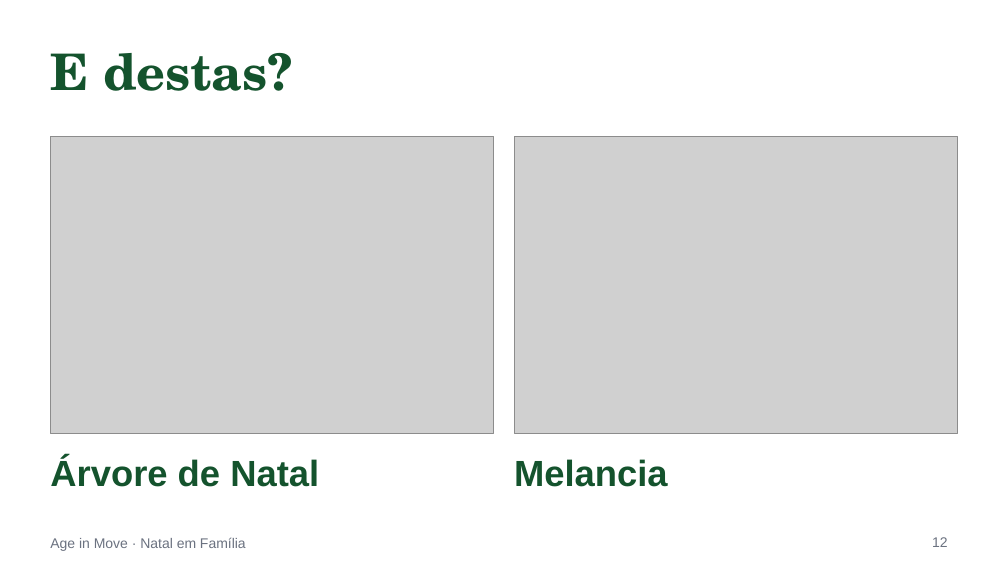
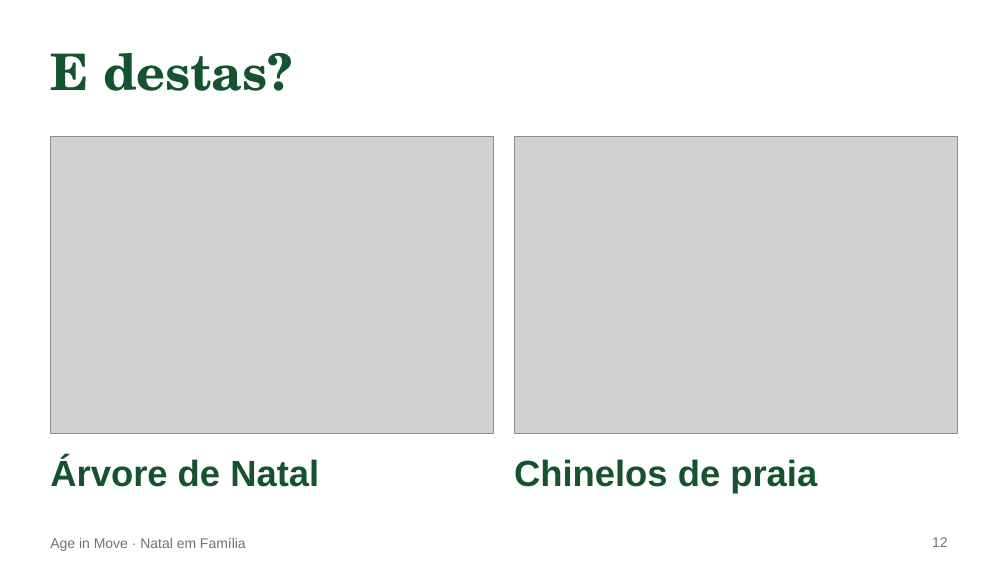
Before and after one commit to ageinmove25-bit/age-in-move-platform, a slide deck: slide 12 of materiais/powerpoints/pptx/v2/natal-em-familia.pptx. Drawn at 1008x567 pixels with LibreOffice and Linux fonts; fonts in the diff are those of the drawing; grey boxes stand for pictures. Boxes give left, top, right and bottom in pixels: in the first picture for what was removed or moved away, otherwise in the second. Text is boxed around its words. In the diff, an @@ line names an element or a change of style, - is before the commit and + after.

```diff
--- a/materiais/powerpoints/pptx/v2/natal-em-familia.pptx
+++ b/materiais/powerpoints/pptx/v2/natal-em-familia.pptx
@@ text at bbox=[514, 459, 817, 493]: text changed @@
-Melancia
+Chinelos de praia
```
Also in this commit, not shown: 11 other slides changed, 1 slide added, 1 slide removed, 24 other files.
